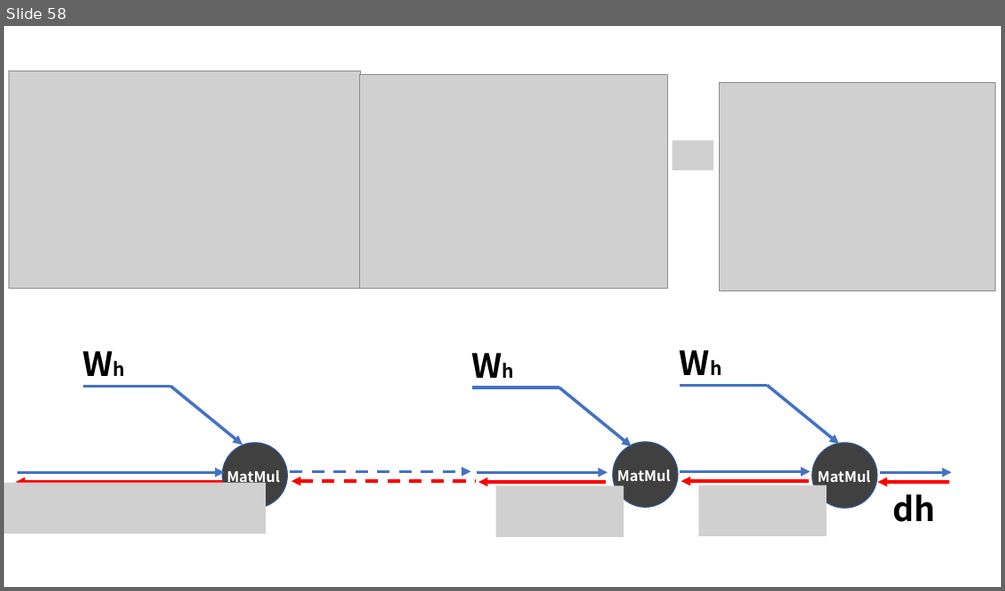
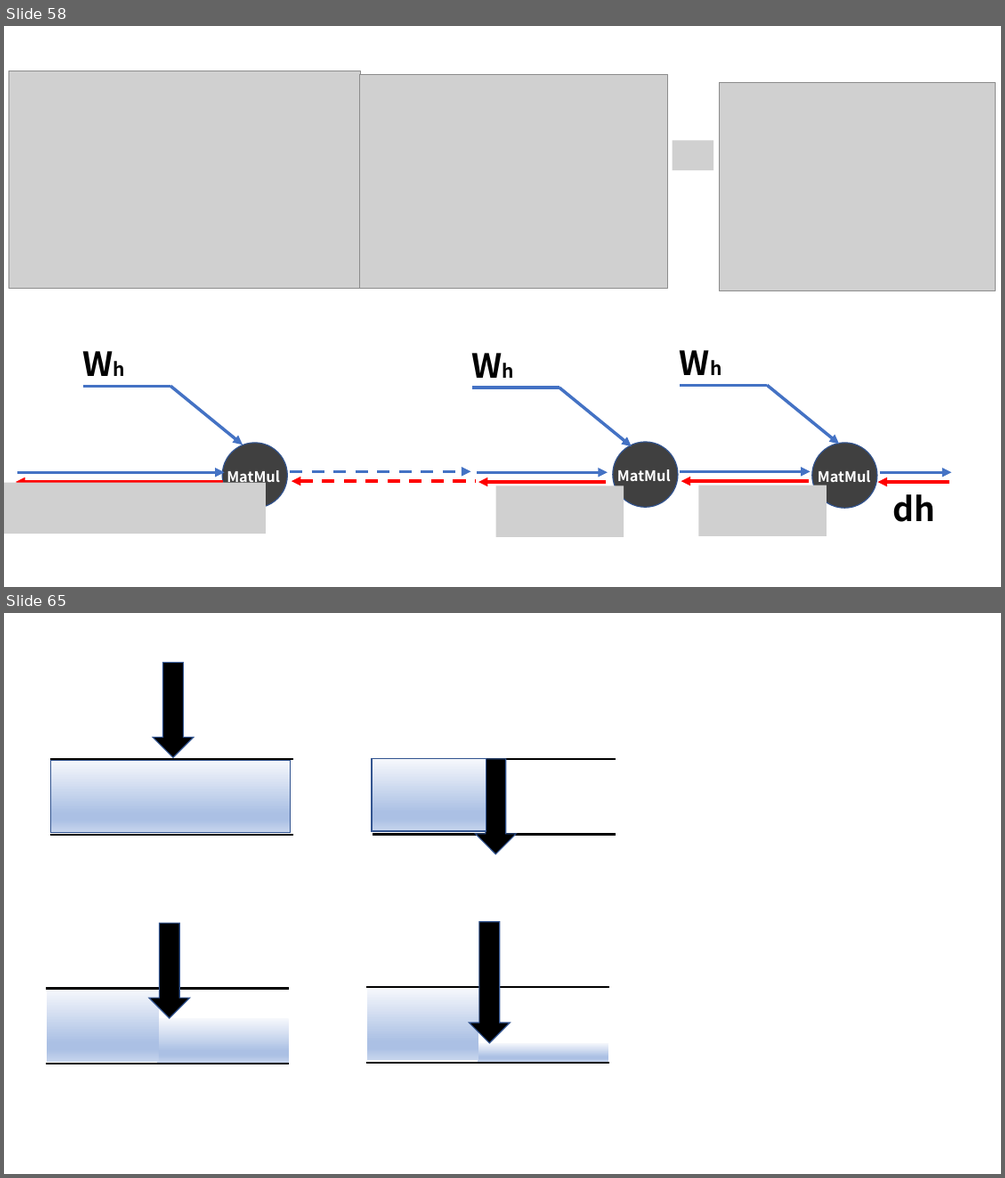
Before and after one commit to DeepHaeJoong/DeepLearningFromScratch_II, a slide deck: 연습용 II.pptm. Shown one above the other, each under a label of ours: slide 58 before the commit, slides 58 and 65 after it; the slides between them are not shown. The pictures are 1005x591 and 1005x1178 pixels, drawn with LibreOffice and Linux fonts; fonts in the diff are those of the drawing; grey boxes stand for pictures. Boxes give left, top, right and bottom in pixels: in the first picture for what was removed or moved away, otherwise in the second. Text is boxed around its words. In the diff, an @@ line names an element or a change of style, - is before the commit and + after.

```diff
--- a/연습용 II.pptm
+++ b/연습용 II.pptm
@@ slide 65 added at (4, 613, 1001, 1174), background #FFFFFF @@
@@ down arrow added at (153, 662, 194, 757), fill #000000, outline #325491 1 pt @@
@@ line added from (49, 759) to (292, 759), #000000 2 pt @@
@@ rectangle added at (50, 761, 290, 833), fill gradient #F6F8FC to #ABC0E4 to #C7D5ED, outline #325491 1 pt @@
@@ rectangle added at (372, 759, 486, 831), fill gradient #F6F8FC to #ABC0E4 to #C7D5ED, outline #325491 1 pt @@
@@ line added from (372, 759) to (615, 759), #000000 2 pt @@
@@ down arrow added at (475, 759, 517, 854), fill #000000, outline #325491 1 pt @@
@@ line added from (49, 835) to (292, 835), #000000 2 pt @@
@@ line added from (372, 835) to (615, 835), #000000 2 pt @@
@@ down arrow added at (149, 923, 190, 1018), fill #000000, outline #325491 1 pt @@
@@ down arrow added at (469, 922, 510, 1043), fill #000000, outline #325491 1 pt @@
@@ line added from (46, 989) to (289, 989), #000000 2 pt @@
@@ rectangle added at (48, 989, 159, 1062), fill gradient #F6F8FC to #ABC0E4 to #C7D5ED @@
@@ line added from (366, 987) to (609, 987), #000000 2 pt @@
@@ rectangle added at (367, 989, 479, 1061), fill gradient #F6F8FC to #ABC0E4 to #C7D5ED @@
@@ rectangle added at (157, 1018, 289, 1062), fill gradient #F6F8FC to #ABC0E4 to #C7D5ED @@
@@ line added from (46, 1064) to (289, 1064), #000000 2 pt @@
@@ line added from (366, 1062) to (609, 1062), #000000 2 pt @@
@@ rectangle added at (477, 1043, 609, 1062), fill gradient #F6F8FC to #ABC0E4 to #C7D5ED @@
```
Also in this commit, not shown: 6 other slides added, 7 other files.
